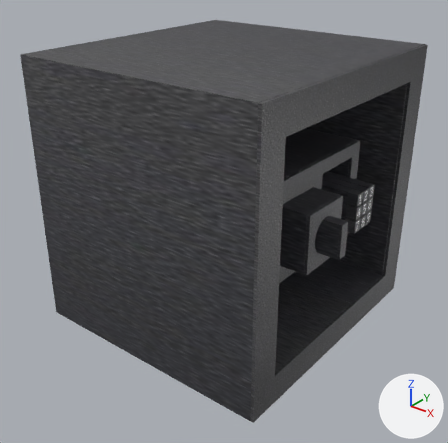
Before and after pictures for a commit that changed the glTF model build/assets/models/safe_door.glb.
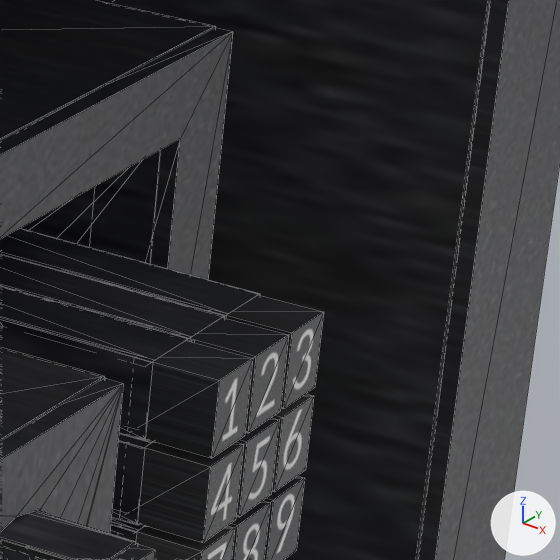
There are two pictures of each version: one whole from a 50 mm lens placed at (2.46, -2.38, 1.78), pointed at (-0.13, 0.86, -0.22), one close up on the part from 72% to 92% of the width and 31% to 50% of the height. The axes (+X, +Y, +Z) are drawn at lower right. The lights are the same throughout. The close-ups show mesh edges as thin lines. Vertices at the same position are counted once.

The older version as bpy lines, for what is in view:
```python
me_cube_221 = bpy.data.meshes.new('Cube.221')
me_cube_221.from_pydata(...)  # 878 vertices, 1530 faces; spans x -1.14..0.91, y 0.0..2.01, z -1.0..1.0
me_cube_221.materials.append(mat_safemetal)  # picture img_safe
ob_cube_202 = bpy.data.objects.new('Cube.202', me_cube_221)
ob_cube_202.location = (0.0, 0.0, 0.0)
```
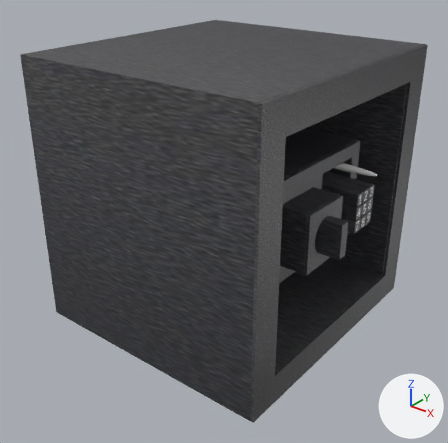
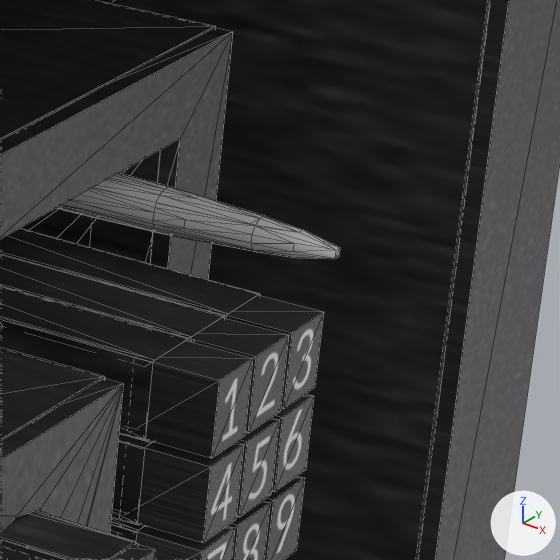
Diff of the bpy script that builds the scene:
```diff
--- a/build/assets/models/safe_door.glb.py
+++ b/build/assets/models/safe_door.glb.py
@@ mat_led @@
+mat_led = principled_material('LED')
+mat_led.base_color = (1.0, 1.0, 1.0)  # white #ffffff
@@ me_cube_221 @@
 # used by ob_cube_202; location = (0.0, 0.0, 0.0)
-me_cube_221.from_pydata(...)  # 878 vertices, 1530 faces; spans x -1.14..0.91, y 0.0..2.01, z -1.0..1.0
+me_cube_221.from_pydata(...)  # 1150 vertices, 2070 faces; spans x -1.14..0.91, y 0.0..2.01, z -1.0..1.0
+# me_cube_221 part 1: a new loose piece of 272 vertices spanning x -0.45..0.78, y 1.38..1.43, z 0.17..0.23, in mat_led (white #ffffff)
 me_cube_221.materials.append(mat_safemetal)
+me_cube_221.materials.append(mat_led)  # white #ffffff
```

Where the change shows, as pixel boxes [x1, y1, x2, y2] in the close-ups (560 x 560 px):
part 1 of me_cube_221, added
    after: [57, 173, 340, 259]
